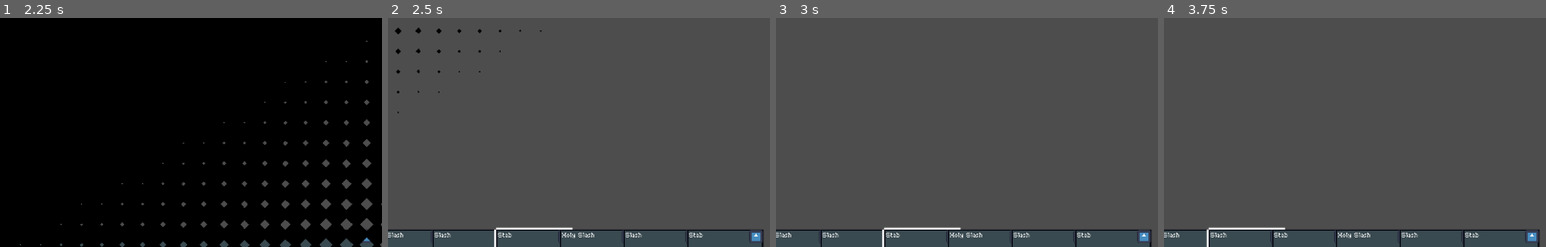
Above: before the commit, frames 1-4 (left to right).
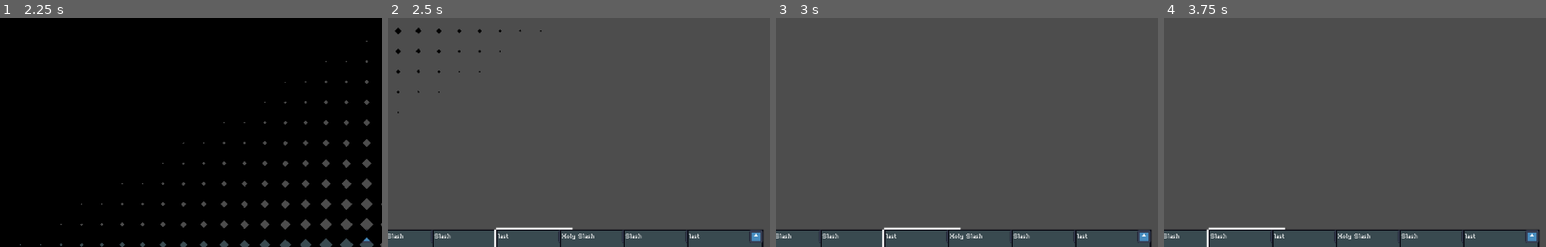
Above: after the commit, the same moments.

Repository: ZealStudio/HeroPath
Game: Godot game, scene res://Scenes/battleui.tscn
Same seed, same stepped clock (60 frames per second), same inputs: the game is played once before the commit and once after it. This scene is started directly instead of the project's main scene. The engine's default icon, where the game draws it, is replaced by a stand-in: a white triangle on a blue panel in a dark square.
Inputs:
- Up to frame 1 (2.25 s): hold Right (right) 0.53-1.28 s; hold I (i) 0.53-1.28 s; hold Down (down) 1.28-2.03 s; tap Z (Interact) at 1.35 s; tap I (i) at 1.55 s; tap Enter at 2 s; hold Right (right) from 2.03 s (still down); hold I (i) from 2.03 s (still down)
- Up to frame 2 (2.5 s): keep holding Right (right); keep holding I (i)
- Up to frame 3 (3 s): release Right (right) at 2.78 s; release I (i) at 2.78 s; hold Up (up) from 2.78 s (still down); tap I (i) at 2.85 s
- Up to frame 4 (3.75 s): tap Space at 3.5 s; release Up (up) at 3.53 s; hold Left (left) from 3.53 s (still down); hold Z (Interact) from 3.53 s (still down)
The pictures show only the part of the screen within x 0-50%, y 26-76%; the shares and areas given below are measured in that part.

Frame 1 is identical in both runs. In frame 2, 0.5% of the frame differs, in the area x 0-83%, y 93-97%; in frame 3, 0.5%; in frame 4, 0.5%.

Commit message:
Function as key in object

Diff:
--- /dev/null
+++ b/Code/Attack Skill Effects/AttackType/DealDamage.gd
@@ -0,0 +1,11 @@
+extends Effect
+
+class_name Damage
+
+
+@export var baseAmount :int
+
+
+
+func DoDamage(Target):
+	pass
--- a/Code/Attack Skill Effects/EffectBase.gd
+++ b/Code/Attack Skill Effects/EffectBase.gd
@@ -4,7 +4,13 @@
 class_name  Effect
 
 
+@export var Name : String
+@export_enum("Healing", "Damage","Buffing", "Move", ) var Type: String
+@export_multiline var description: String
+@export var Amount :int
+var Target
 
-@export_enum("Healing", "Damage","Buffing", ) var Type: String
-@export var Amount :int
-var UnitThatIsGettingEffected :UnitBase
+
+
+func  WhenUsed():
+	pass
--- /dev/null
+++ b/Code/Attack Skill Effects/FindTargetType/FindTarget.gd
@@ -0,0 +1,30 @@
+extends  Effect
+
+class_name  FindTarget
+
+
+
+@export_enum("Self", "Enemy","TeamMate", "Random", ) var TargetType: String
+var inputs = {
+
+
+	"Self": GetTarget(),
+	"Enemy": Vector2.LEFT,
+	"TeamMate": Vector2.UP,
+	"SelfIndexBased": Vector2.RIGHT,
+	"EnemyIndexBased": Vector2.LEFT,
+	"TeamMateIndexBased": Vector2.UP,
+	"Random": Vector2.DOWN}
+
+
+
+
+
+
+
+func  WhenUsed():
+	return GetTarget()
+
+func GetTarget():
+	if TargetType == "self":
+		pass
--- a/Code/Attack Skill Effects/Heal.tres
+++ /dev/null
@@ -1,8 +0,0 @@
-[gd_resource type="Resource" script_class="Effect" load_steps=2 format=3 uid="uid://cy0r5dpelqai0"]
-
-[ext_resource type="Script" path="res://Code/Attack Skill Effects/EffectBase.gd" id="1_k5mkr"]
-
-[resource]
-script = ExtResource("1_k5mkr")
-Type = "Healling"
-Amount = 0
--- /dev/null
+++ b/Code/Attack Skill Effects/MoveType/Move Left.tres
@@ -0,0 +1,11 @@
+[gd_resource type="Resource" script_class="Move" load_steps=2 format=3 uid="uid://b8asqb3ef63ck"]
+
+[ext_resource type="Script" path="res://Code/Attack Skill Effects/MoveType/MoveEffect.gd" id="1_bmdgk"]
+
+[resource]
+script = ExtResource("1_bmdgk")
+Directions = -1
+Name = ""
+Type = ""
+description = ""
+Amount = 0
--- /dev/null
+++ b/Code/Attack Skill Effects/MoveType/Move Right.tres
@@ -0,0 +1,11 @@
+[gd_resource type="Resource" script_class="Move" load_steps=2 format=3 uid="uid://2wbq7v0v4ihe"]
+
+[ext_resource type="Script" path="res://Code/Attack Skill Effects/MoveType/MoveEffect.gd" id="1_8xool"]
+
+[resource]
+script = ExtResource("1_8xool")
+Directions = -1
+Name = ""
+Type = ""
+description = ""
+Amount = 0
--- /dev/null
+++ b/Code/Attack Skill Effects/MoveType/MoveEffect.gd
@@ -0,0 +1,13 @@
+extends Effect
+
+
+class_name  Move
+@export var Directions: int
+
+
+
+func  WhenUsed():
+	MoveCard()
+func  MoveCard():
+	#get target then Move card
+	pass
--- a/Code/Equipment/Weapon/Sword.tres
+++ b/Code/Equipment/Weapon/Sword.tres
@@ -7,7 +7,6 @@
 
 [resource]
 script = ExtResource("1_4oxrb")
-WeaponType = ""
 PhysicalAttack = 0
 MagicAttack = 0
 Attack = Array[Resource("res://Code/ability/Attacks/Attacks.gd")]([ExtResource("1_bkbc3"), ExtResource("2_owlk2"), ExtResource("3_a7es4")])
--- a/Code/Equipment/Weapon/WeaponBase.gd
+++ b/Code/Equipment/Weapon/WeaponBase.gd
@@ -3,7 +3,6 @@
 class_name  Weapon
 
 
-@export_enum("Sword", "Spear") var WeaponType: String
 
 @export_group("Attack Properties")
 @export var PhysicalAttack: int
--- a/Code/ability/Attacks/Stab.tres
+++ b/Code/ability/Attacks/Stab.tres
@@ -5,7 +5,7 @@
 [resource]
 script = ExtResource("1_deaai")
 Type = ""
-Name = "Stab"
+Name = "last"
 ApCost = null
 MaxUse = null
 AttackDamage = 2
--- a/Scenes/card/CardBase.gd
+++ b/Scenes/card/CardBase.gd
@@ -38,7 +38,8 @@
 
 func ZoomIn():
 	pass
-
+## Move The Card
+# @pa
 func MoveCard(NewPosition ):
 	self.global_position = lerp(self.global_position, NewPosition ,.1 )
 
@@ -47,6 +48,7 @@
 		self.global_position.y = lerp(self.global_position.y, global_position.y -  150 ,.1)
 	else :
 		self.global_position.y = lerp(self.global_position.y, global_position.y  ,.1)
+
 
 func SetLabels():
 	NameOfAtack.text =AttackToMakeIntoCard.Name
--- a/Scenes/card/CardBase1.tscn
+++ b/Scenes/card/CardBase1.tscn
@@ -43,7 +43,7 @@
 anchor_right = -1.6
 anchor_bottom = -1.6
 offset_left = 194.4
-offset_top = 254.4
+offset_top = 256.4
 offset_right = 309.4
 offset_bottom = 413.4
 grow_horizontal = 0
@@ -57,10 +57,10 @@
 [node name="RichTextLabel" type="RichTextLabel" parent="LabelHolder"]
 layout_mode = 1
 anchors_preset = -1
-anchor_left = -1.6
-anchor_top = -1.57484
-anchor_right = -1.5916
-anchor_bottom = -1.56226
+anchor_left = -1.5916
+anchor_top = -1.59371
+anchor_right = -1.58319
+anchor_bottom = -1.58742
 offset_left = 194.4
 offset_top = 295.4
 offset_right = 308.4
